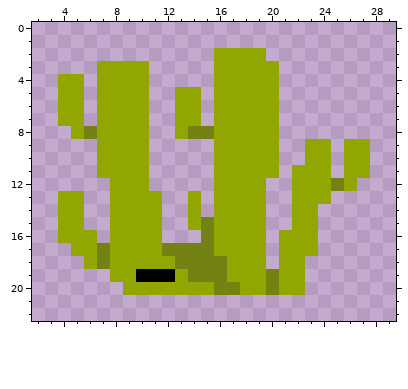
Pixel-art sprite, stored at packages/nouns-img-permutator/assets/layer-3/head-saguaro.png. The picture above is the old version.
The file is 32x32 pixels. Shown: x 2..29, y 0..22.
And afterwards:
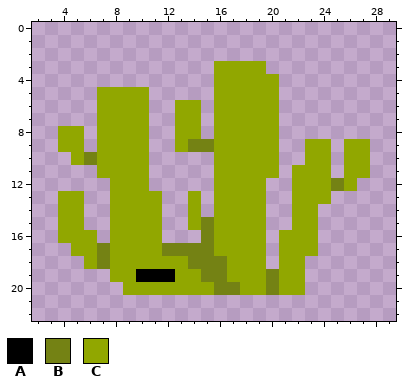
Palette (. is transparent): A #000000  B #748214  C #91a700
The author wrote: update cactus for pfp reasons
What changed:
There is now colour B in row 9 at x 14 to 15; in row 10 at x 6.
There is now colour C in row 8 at x 4; in row 9 at x 4 to 5 and 13; in row 10 at x 5.
The edit turns colour B into colour C in row 8 at x 14; in row 18 at x 13; in row 19 at x 14.
Colour B is gone in row 8 at x 6 and 15.
Colour C is gone in row 2 at x 16 to 19; in row 3 at x 7 to 10 and 20; in row 4 at x 4 to 5 and 7 to 10; in row 5 at x 4 to 5 and 13 to 14; in rows 6 to 7 at x 4 to 5.
Changed places in both pictures, as pixel boxes (x1, y1, x2, y2):
changed: (58, 48, 279, 165)
changed: (175, 256, 201, 282)
